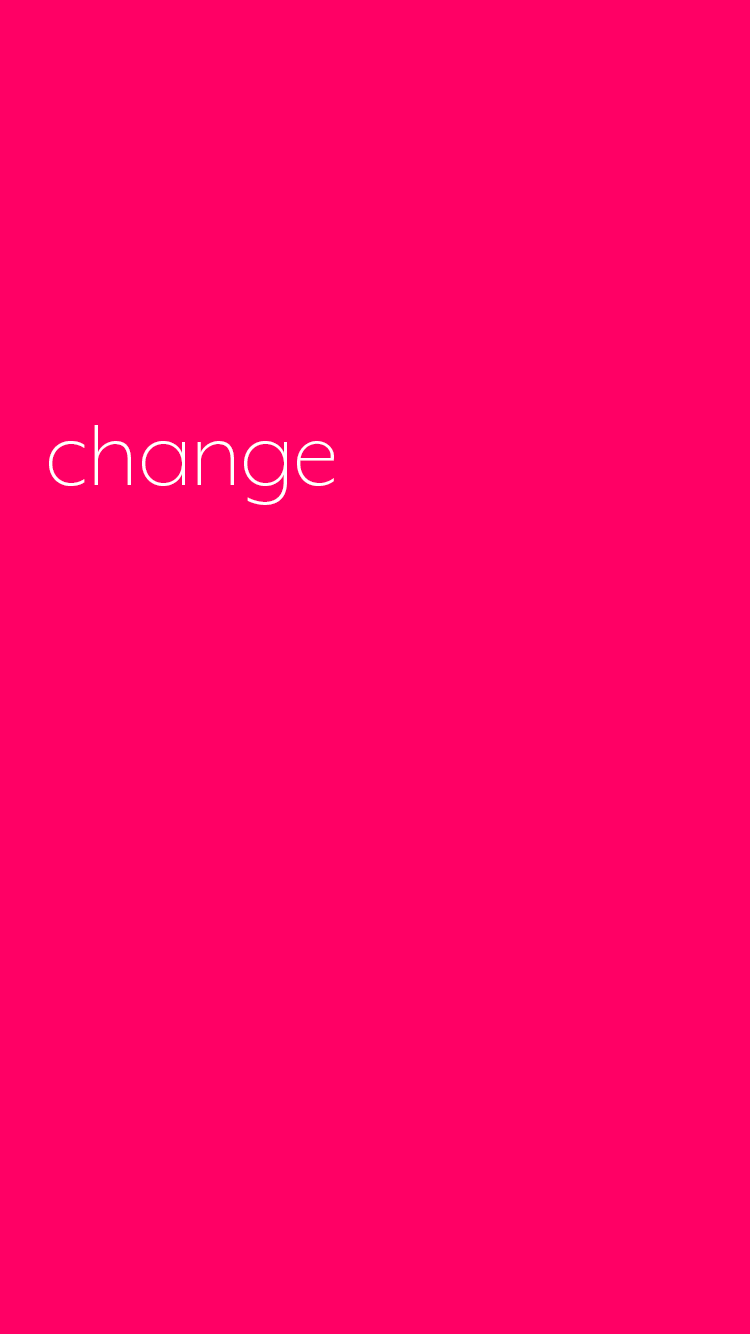
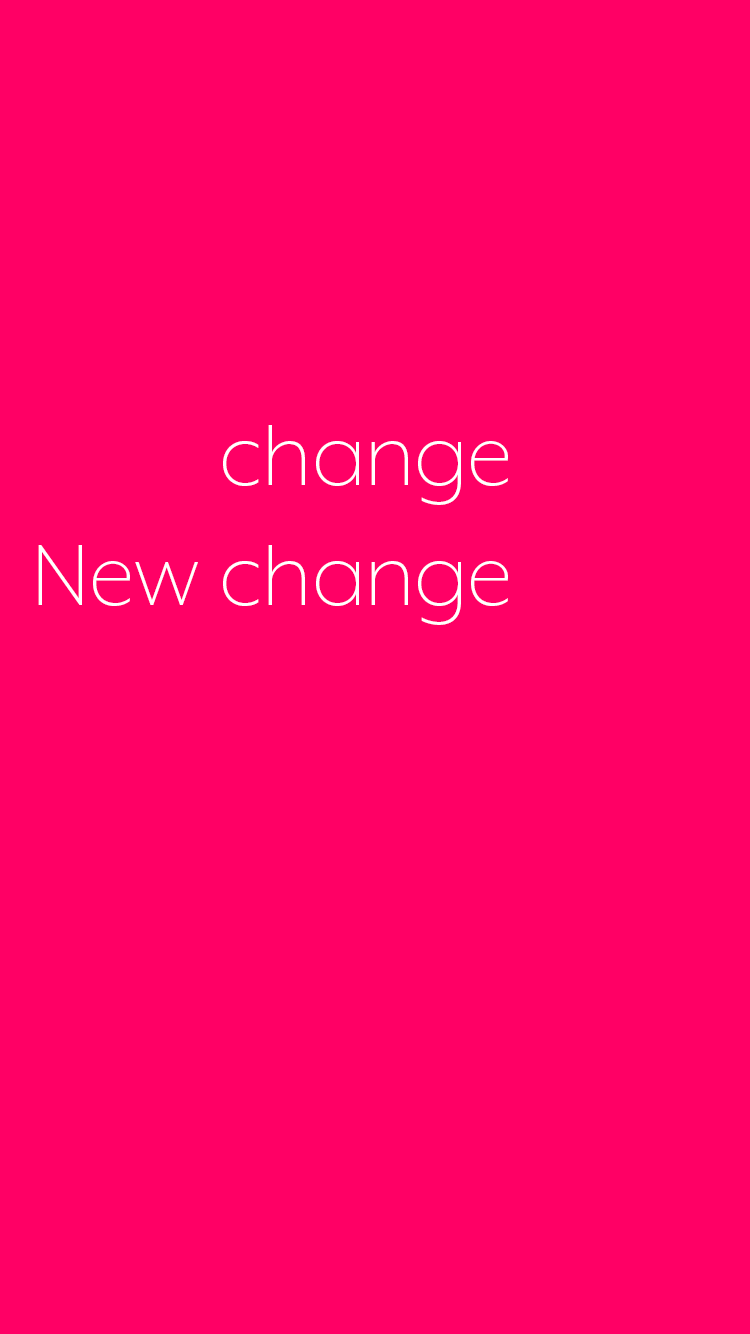
Revision of a layered 750 x 1334 image; what changed, layer by layer:
renamed "change" to "change New change", painted on it over [38, 425, 508, 625]
